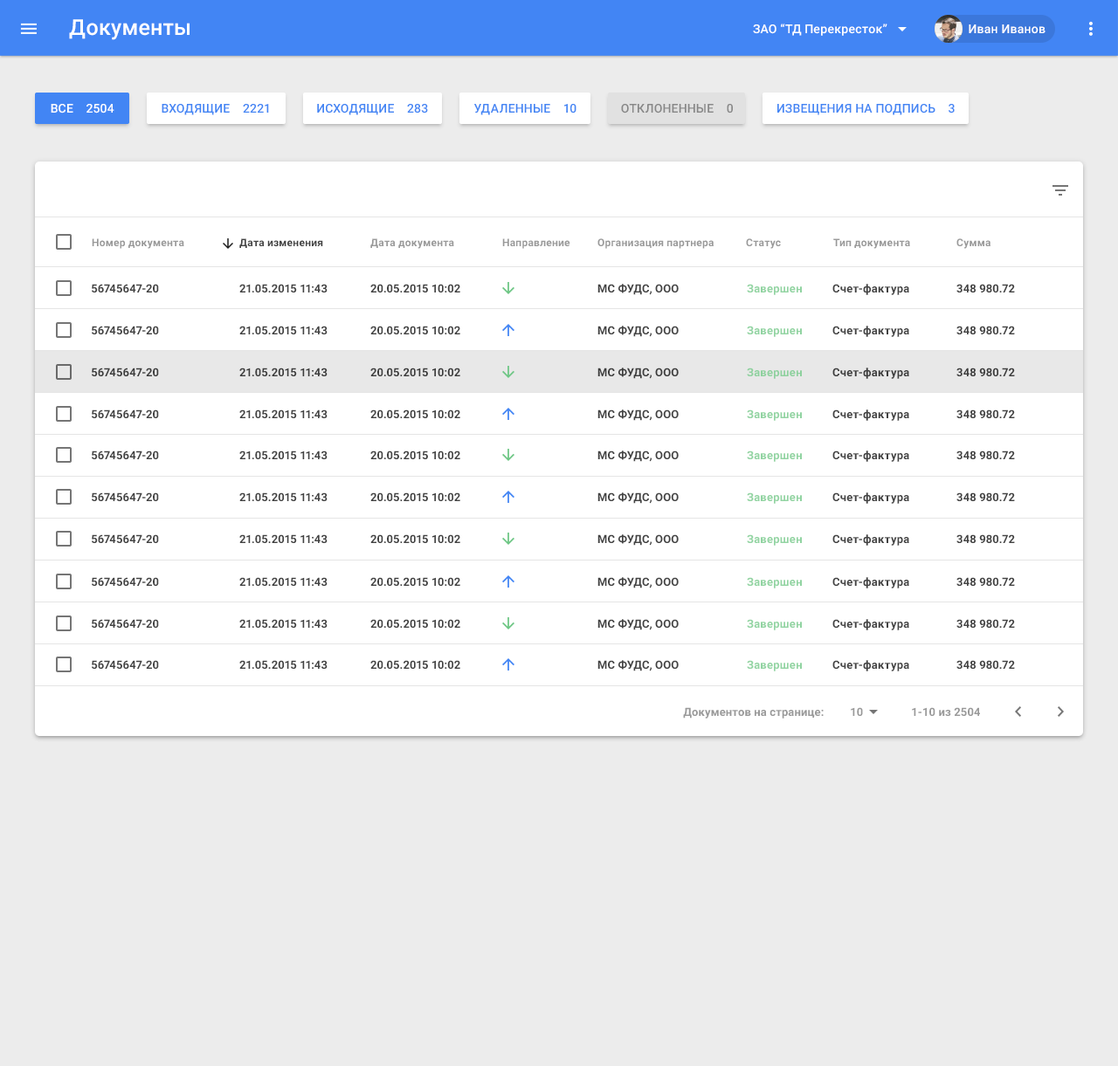
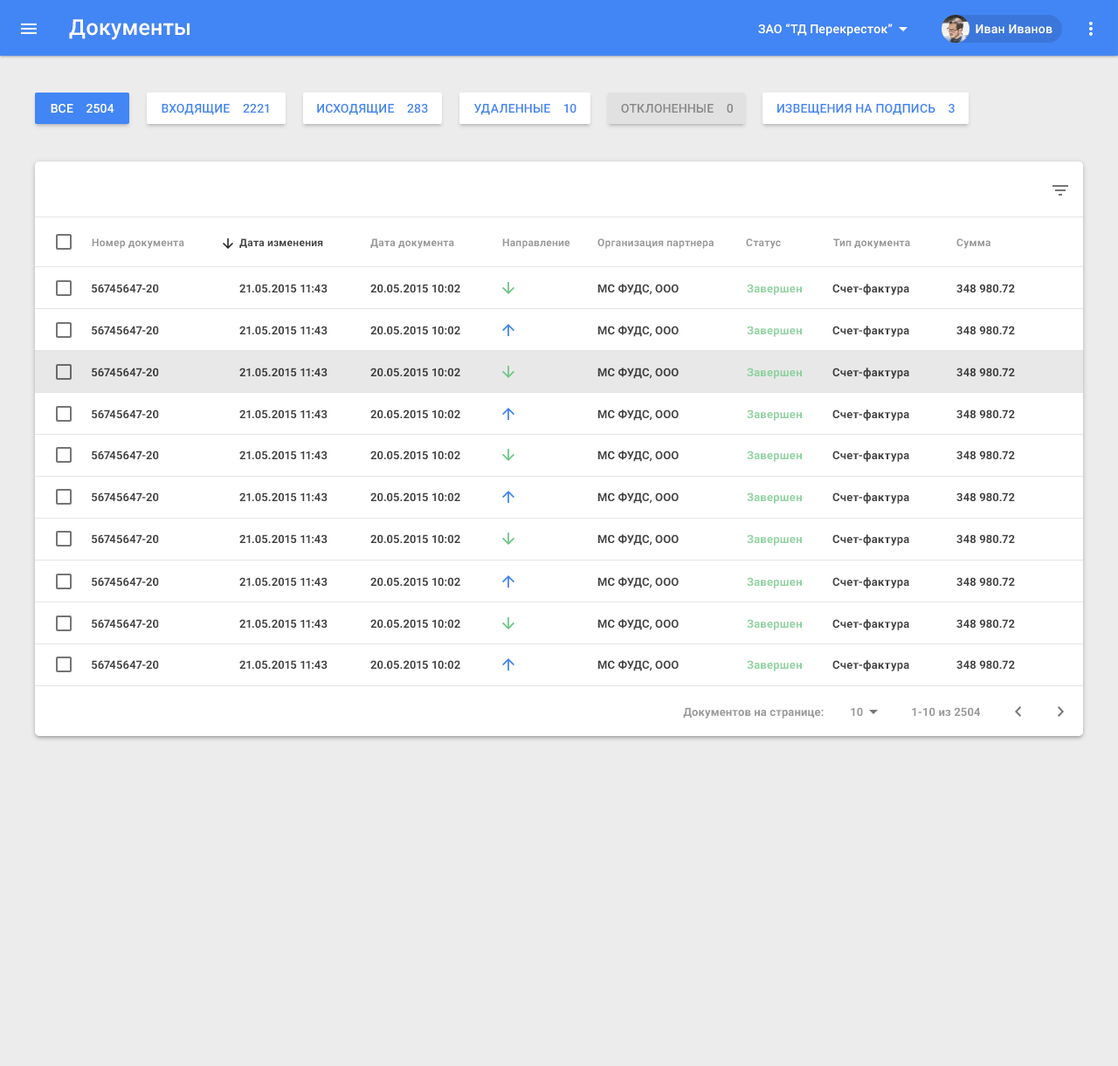
Before/after of a 1118x1066 layered artwork. What changed in the layer stack:
removed group "App bar" (35 layers) over (752, 14, 1062, 43)
removed group "company" (2 layers) from group "App bar" over (752, 23, 907, 36)
removed layer "ic_arrow_drop_down" (1st of 5, in "App bar" › "company") from group "company" over (897, 27, 907, 32)
removed layer "ЗАО “ТД Перекресток”" (2nd of 3, in "App bar" › "company") from group "company" over (752, 23, 888, 36)
removed group "user" (3 layers) from group "App bar" over (934, 14, 1055, 43)
removed layer "Иван Иванов" from group "user" over (968, 24, 1046, 35)
renamed "photo" to "App bar", moved it out of group "user", painted on it over (752, 14, 1062, 43)
removed layer "grey_bg" (was 10%) from group "user" over (934, 14, 1055, 43)
removed layer "key shadow" (3rd of 6, in "App bar") from group "App bar" over (752, 14, 1062, 43)
removed layer "ambient shadow" (3rd of 5, in "App bar") from group "App bar" over (752, 14, 1062, 43)
